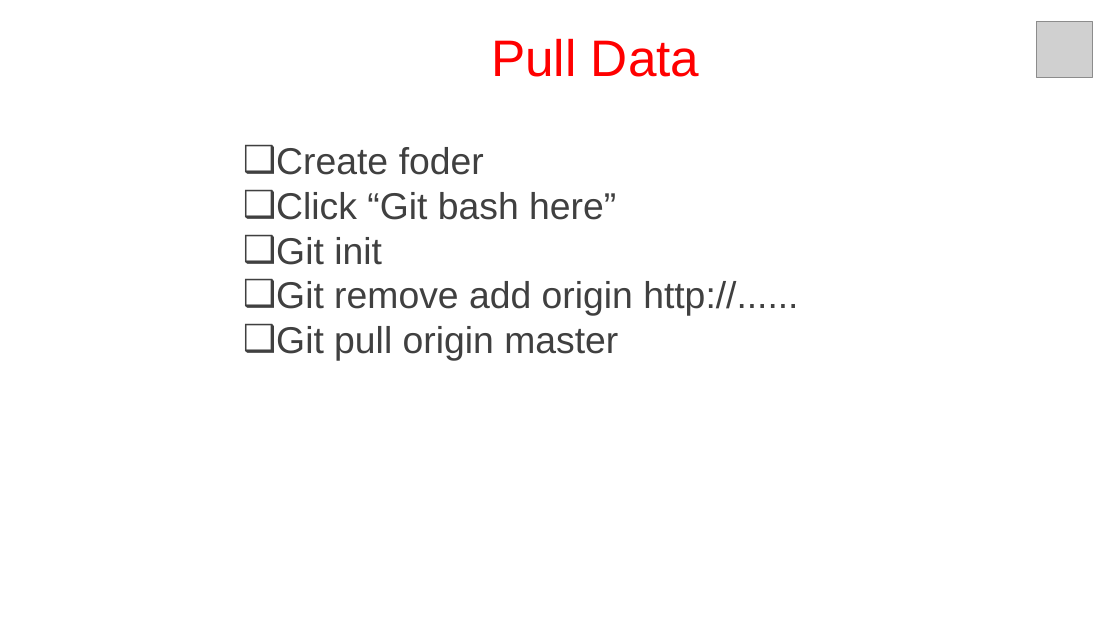
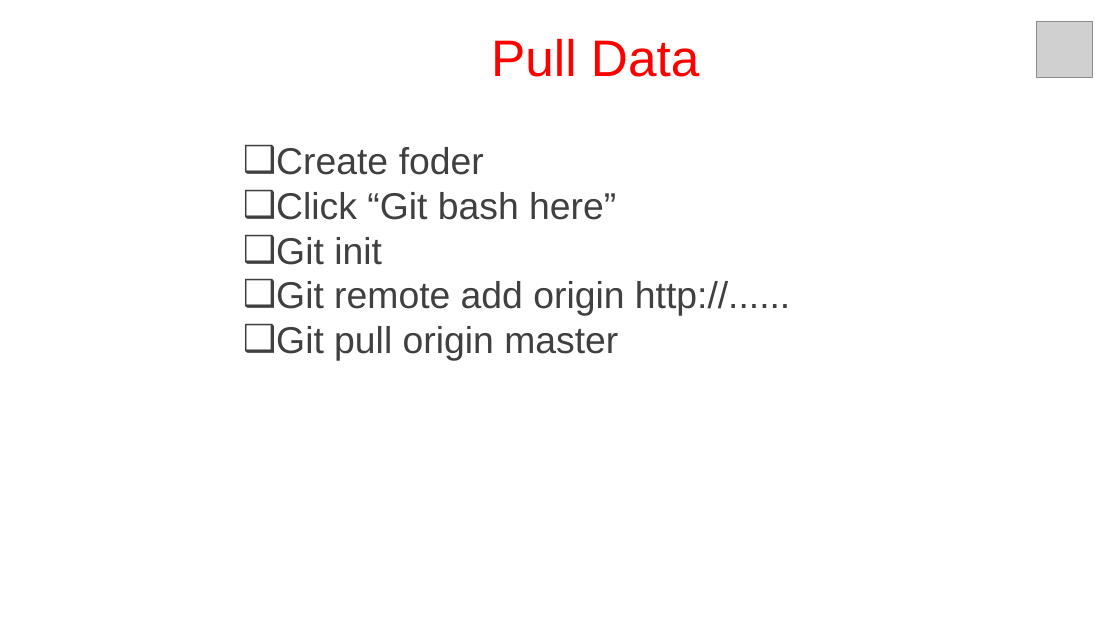
Before and after one commit to VANTHO15/git, a slide deck: slide 19 of Git&Github.pptx. Drawn at 1120x630 pixels with LibreOffice and Linux fonts; fonts in the diff are those of the drawing; grey boxes stand for pictures; background and template pictures are left out. Boxes give left, top, right and bottom in pixels: in the first picture for what was removed or moved away, otherwise in the second. Text is boxed around its words. In the diff, an @@ line names an element or a change of style, - is before the commit and + after.

```diff
--- a/Git&Github.pptx
+++ b/Git&Github.pptx
@@ text at [276,281,790,316]: text changed @@
-❑ Git remove add origin http://......
+❑ Git remote add origin http://......
```
Also in this commit, not shown: 1 other slide changed, 1 slide added.
